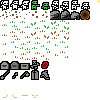
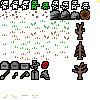
Layers edited between the first and the second 100px x 100px image:
added layer "t_tree_hickory_dead_0.png" above "t_tree_deadpine_0.png" over <box>72,62,88,80</box>
added layer "t_tree_deadpine_0.png" above "t_tree_dead_0.png" over <box>74,41,86,60</box>
added layer "t_tree_dead_0.png" above "tileset.png" over <box>75,22,85,40</box>
